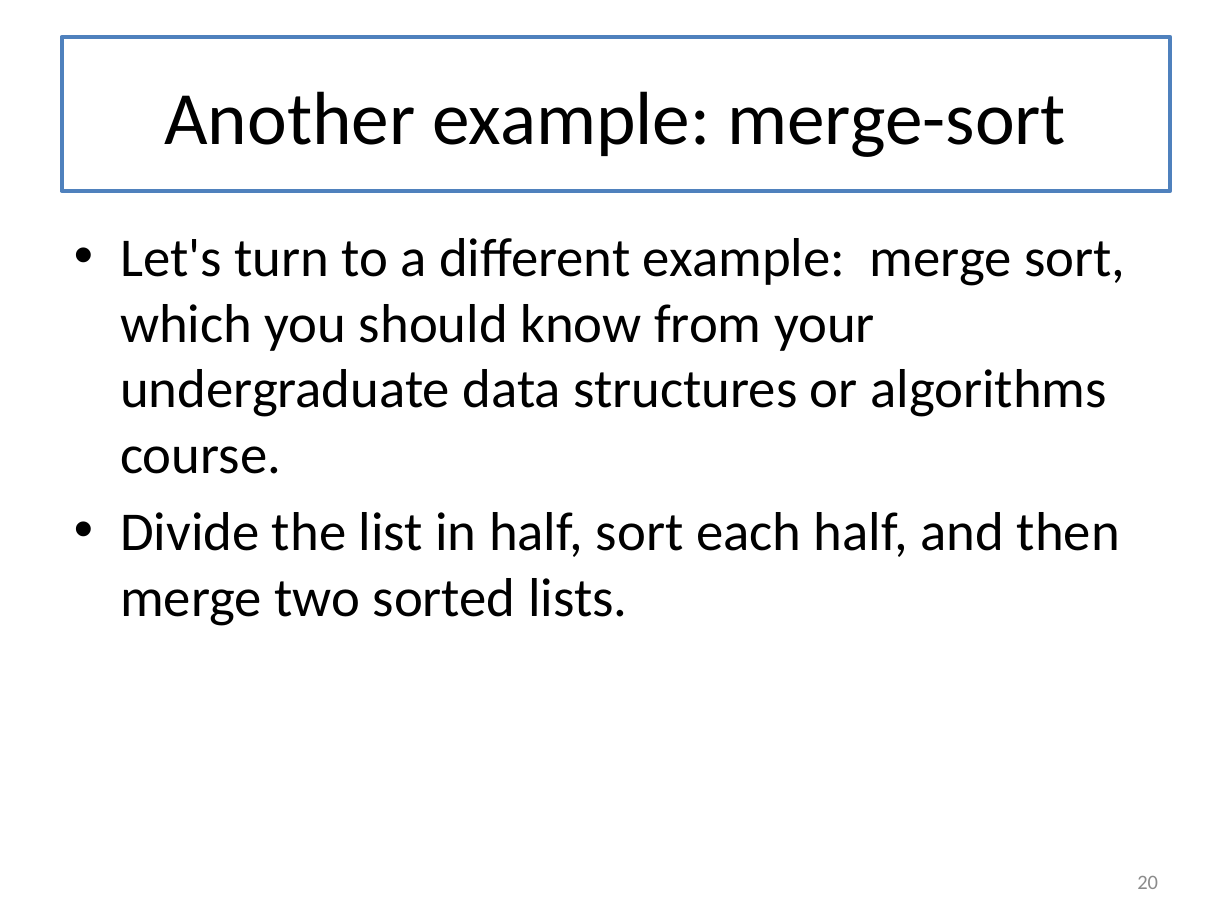
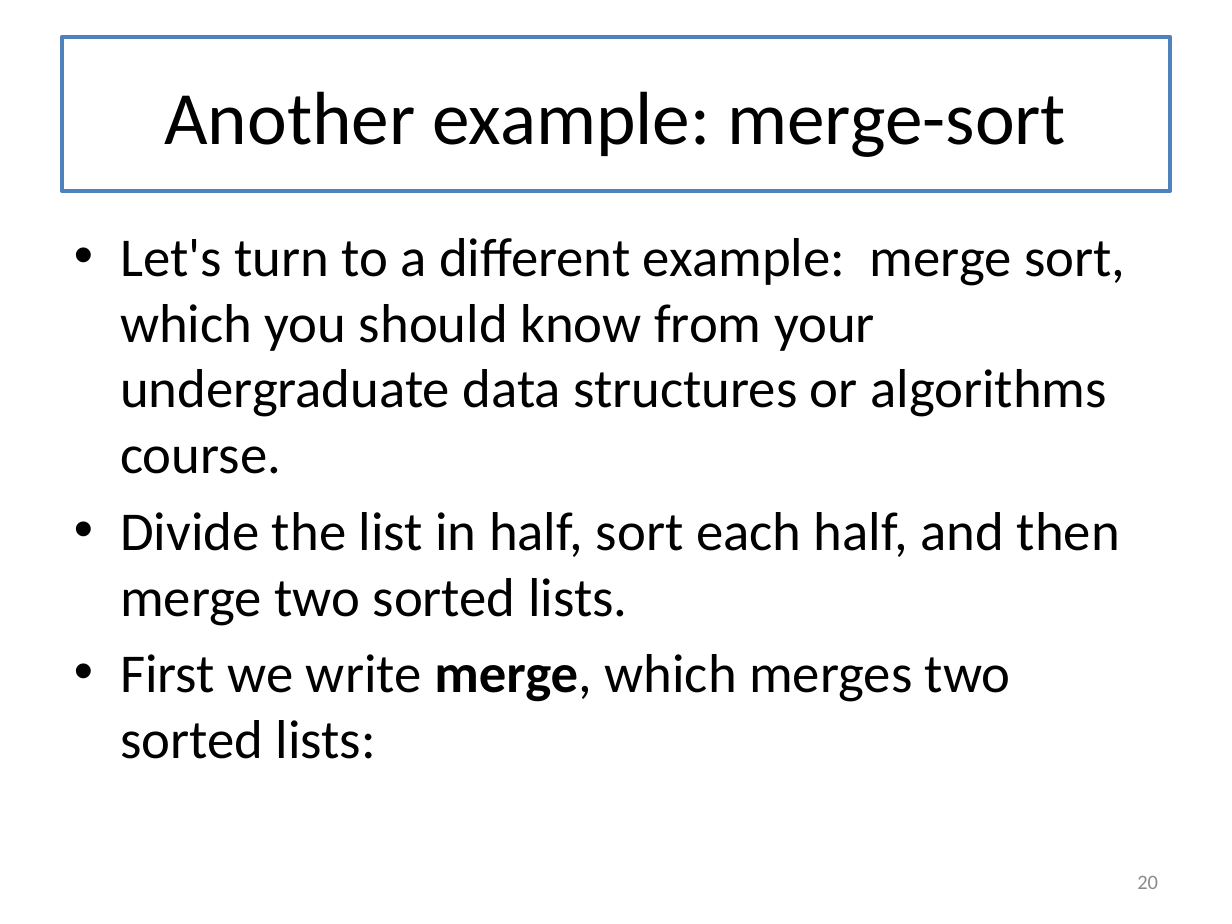
Before and after one commit to mwand/cs5010f16, a slide deck: slide 20 of Slides/Lesson 8.1 Introducing General Recursion.pptx. Drawn at 1232x924 pixels with LibreOffice and Linux fonts; fonts in the diff are those of the drawing. Boxes give left, top, right and bottom in pixels: in the first picture for what was removed or moved away, otherwise in the second. Text is boxed around its words. In the diff, an @@ line names an element or a change of style, - is before the commit and + after.

```diff
--- a/Slides/Lesson 8.1 Introducing General Recursion.pptx
+++ b/Slides/Lesson 8.1 Introducing General Recursion.pptx
@@ text at <box>120,654,1011,759</box>: paragraph added @@
+• First we write merge, which merges two sorted lists:
```
Also in this commit, not shown: 9 other slides changed, 6 other files.
